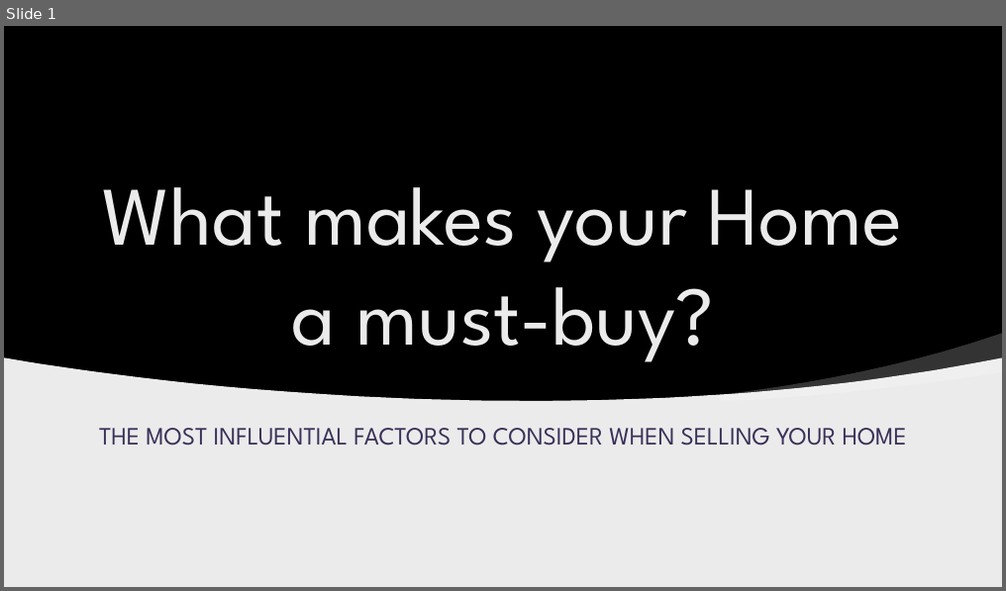
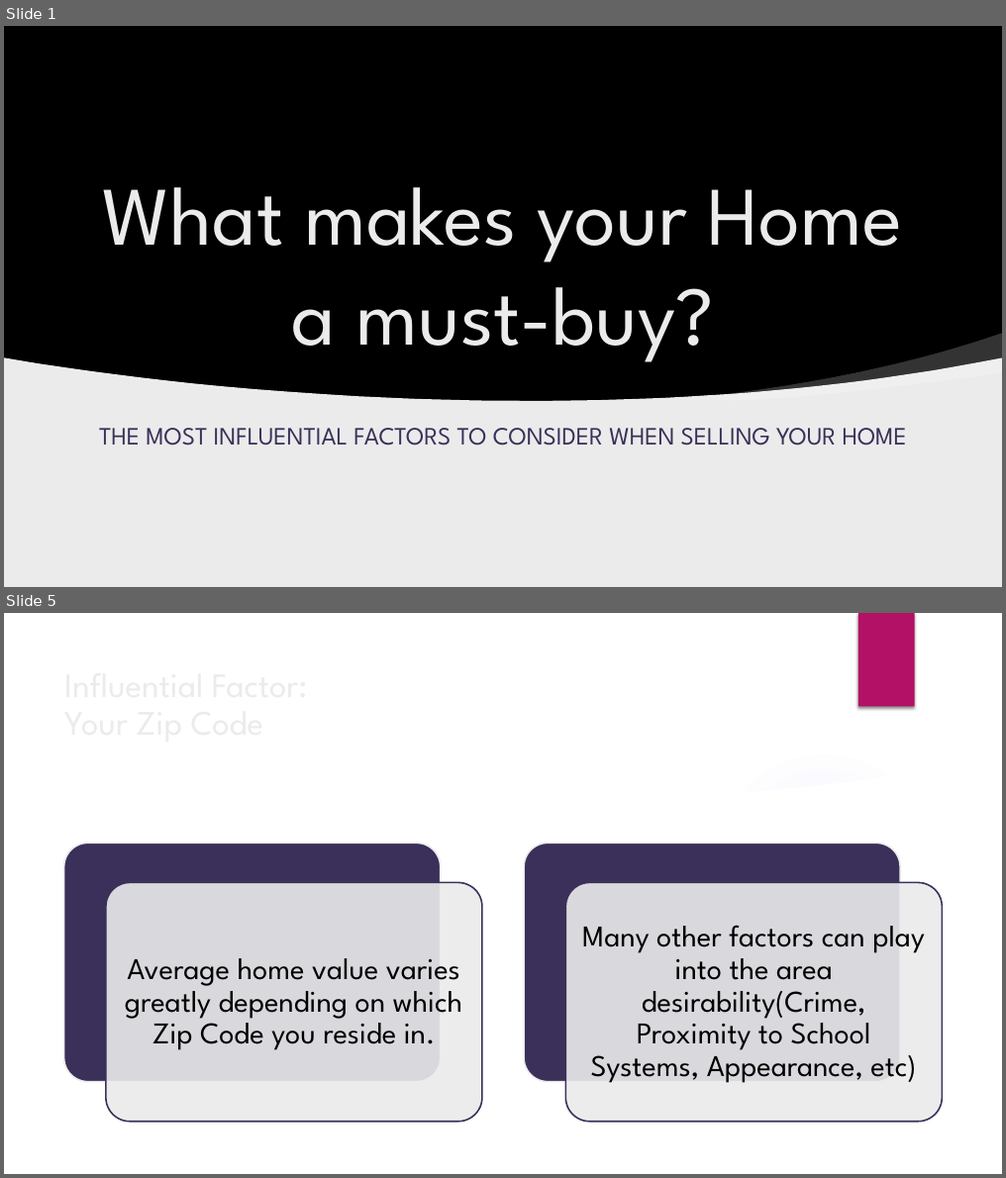
Before and after one commit to Jthomas3425/DSLabsv2, a slide deck: Projects/Mod 1 Final Project/presentation.pptx. Shown one above the other, each under a label of ours: slide 1 before the commit, slides 1 and 5 after it; the slides between them are not shown. The pictures are 1006x591 and 1006x1178 pixels, drawn with LibreOffice and Linux fonts; fonts in the diff are those of the drawing; background and template pictures are left out. Boxes give left, top, right and bottom in pixels: in the first picture for what was removed or moved away, otherwise in the second. Text is boxed around its words. In the diff, an @@ line names an element or a change of style, - is before the commit and + after.

```diff
--- a/Projects/Mod 1 Final Project/presentation.pptx
+++ b/Projects/Mod 1 Final Project/presentation.pptx
@@ slide 5 added at bbox=[4, 613, 1002, 1174], background picture (left out) @@
@@ rectangle added at bbox=[858, 613, 915, 707], fill #B31166 @@
@@ freeform shape added at bbox=[4, 758, 1002, 1174], fill #FFFFFF @@
@@ ellipse added at bbox=[709, 750, 939, 980], fill gradient #9B6BF2 @@
@@ freeform shape added at bbox=[718, 733, 1002, 800], fill #FFFFFF at 20% opacity @@
@@ group added at bbox=[63, 843, 943, 1121]: 4 rounded rectangles, 2 texts @@
+Average home value varies greatly depending on which Zip Code you reside in.
+Many other factors can play into the area desirability(Crime, Proximity to School Systems, Appearance, etc)
@@ title added at bbox=[152, 1014, 264, 1051], 33 pt, text #EBEBEB @@
+Influential Factor:
+Your Zip Code
```
Also in this commit, not shown: 4 slides changed, 1 slide removed, 1 other file.
